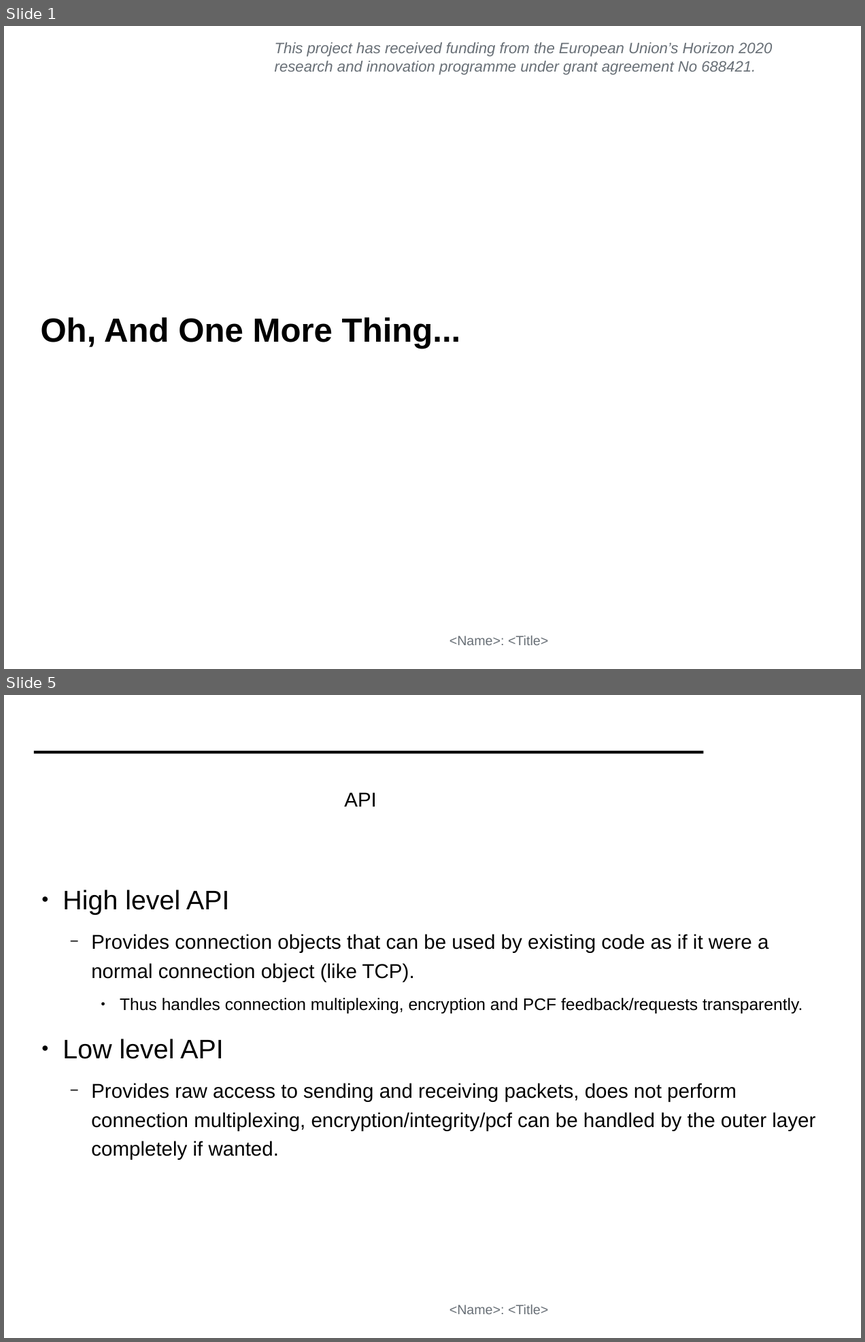
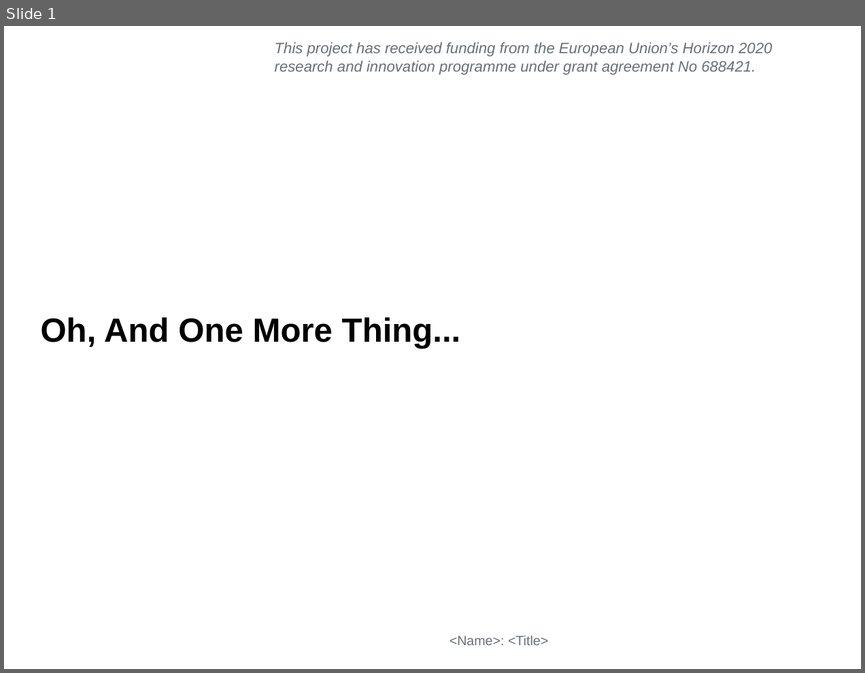
Before and after one commit to mami-project/roadshows, a slide deck: mami-cambridge/ZHAW_PLUS.odp. Shown one above the other, each under a label of ours: slides 1 and 5 before the commit, slide 1 after it; the slides between them are not shown. The pictures are 865x1342 and 865x673 pixels, drawn with LibreOffice and Linux fonts; fonts in the diff are those of the drawing; background and template pictures are left out. Boxes give left, top, right and bottom in pixels: in the first picture for what was removed or moved away, otherwise in the second. Text is boxed around its words. In the diff, an @@ line names an element or a change of style, - is before the commit and + after.

```diff
--- a/mami-cambridge/ZHAW_PLUS.odp
+++ b/mami-cambridge/ZHAW_PLUS.odp
@@ slide 5 removed at (4, 695, 861, 1338), background #FFFFFF; not listed: 1 template element that a slide beside it also shows @@
@@ rectangle removed at (34, 751, 704, 753) @@
@@ title removed at (344, 792, 377, 807) @@
-API
@@ text removed at (62, 889, 815, 1159) @@
-● High level API
-  − Provides connection objects that can be used by existing code as if it were a normal connection object (like TCP).
-    ● Thus handles connection multiplexing, encryption and PCF feedback/requests transparently.
-● Low level API
-  − Provides raw access to sending and receiving packets, does not perform connection multiplexing, encryption/integrity/pcf can be handled by the outer layer completely if wanted.
```
Also in this commit, not shown: 5 slides added, 16 other slides removed.
